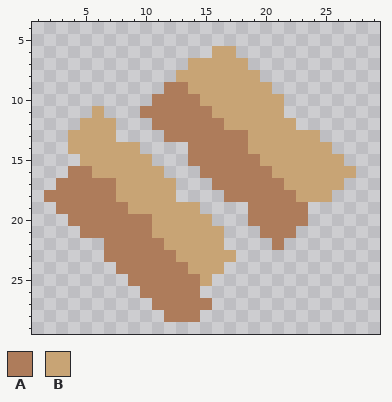
A pixel-art sprite gets an edit: sprites/blocks/environment/ore-coppa3.png. The first picture shows the starting point.
The file is 32x32 pixels. Shown: x 1..29, y 4..29.
Palette (. is transparent): A #ae7c5b  B #c8a475
Pixels before, first column x 2:
 6 ..............BB..........
 7 ............BBBBB.........
 8 ...........BBBBBBB........
 9 ..........AABBBBBBB.......
10 .........AAAABBBBBBB......
11 ....B...AAAAAABBBBBB......
12 ...BBB...AAAAAABBBBBB.....
13 ..BBBB....AAAAAAABBBBBB...
14 ..BBBBBB....AAAAABBBBBBB..
15 ...BBBBBB...AAAAAABBBBBBB.
16 ..AABBBBBB...AAAAAABBBBBBB
17 .AAAAABBBBB...AAAAAABBBBB.
18 AAAAAABBBBB....AAAAAABBB..
19 .AAAAAABBBBBB....AAAAA....
20 ..AAAAAAABBBBB...AAAAA....
21 ...AAAAAABBBBBB...AAA.....
22 .....AAAAABBBBB....A......
23 .....AAAAAABBBBB..........
24 ......AAAAAABBB...........
25 .......AAAAAAB............
26 ........AAAAA.............
27 .........AAAAA............
28 ..........AAA.............
After the commit:
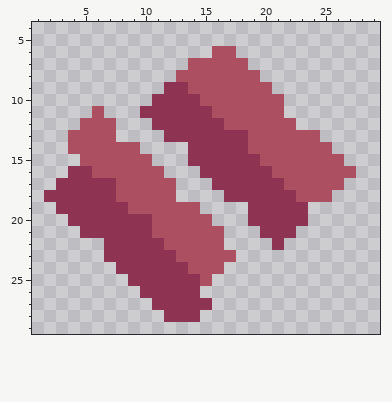
From old to new:
Colour A changes from #ae7c5b to #8f3353.
Colour B changes from #c8a475 to #ab4f61.
Where, in picture pixels (left, top, right, bottom), the same in both pictures:
changed: (44, 46, 356, 322)
